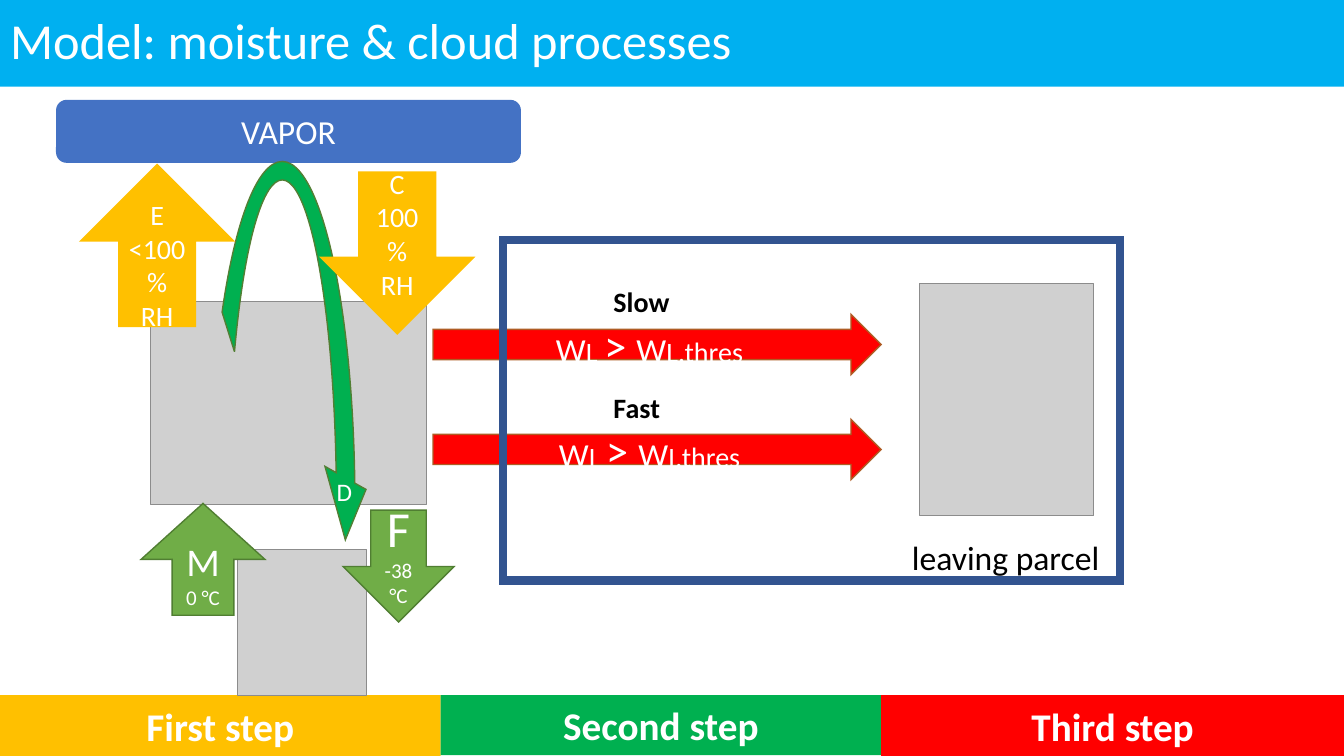
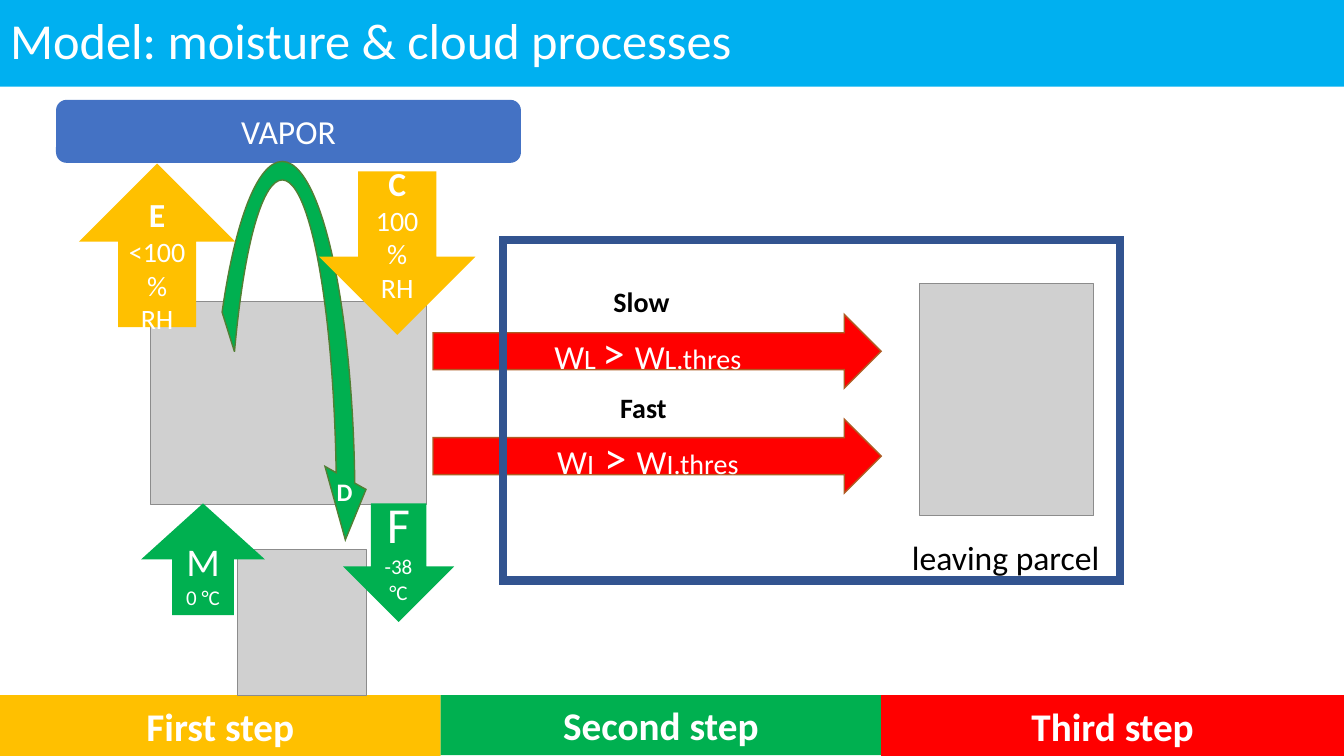
Before and after one commit to meteoNL/CloudParcelModel_SOACproject, a slide deck: slide 6 of presentation.pptx. Drawn at 1344x756 pixels with LibreOffice and Linux fonts; fonts in the diff are those of the drawing; grey boxes stand for pictures. Boxes give left, top, right and bottom in pixels: in the first picture for what was removed or moved away, otherwise in the second. Text is boxed around its words. In the diff, an @@ line names an element or a change of style, - is before the commit and + after.

Commit message:
minor change

```diff
--- a/presentation.pptx
+++ b/presentation.pptx
@@ text in down arrow at box(388, 169, 406, 197): size 20 to 24 pt, bold on in "C" @@
@@ text in up arrow at box(149, 205, 165, 227): size 20 to 24 pt, bold on in "E" @@
@@ right arrow "WL > WL.thres": place and size @@
-right arrow "WL > WL.thres" at box(434, 315, 882, 375)
+right arrow "WL > WL.thres" at box(434, 315, 882, 388)
@@ text "Fast": place and size @@
-text "Fast" at box(613, 399, 660, 419)
+text "Fast" at box(620, 399, 667, 419)
@@ right arrow "WI > WI.thres": place and size @@
-right arrow "WI > WI.thres" at box(434, 419, 882, 480)
+right arrow "WI > WI.thres" at box(434, 419, 882, 493)
@@ text "D" at box(337, 484, 353, 501): bold on @@
@@ up arrow "M" at box(141, 503, 265, 615): fill #70AD47 to #00B050; outline #507E32 1 pt to none @@
@@ down arrow "F" at box(343, 503, 454, 622): fill #70AD47 to #00B050; outline #507E32 1 pt to none @@
@@ down arrow "F": place and size @@
-down arrow "F" at box(343, 510, 454, 622)
+down arrow "F" at box(343, 503, 454, 622)
```
Also in this commit, not shown: 5 other slides changed.
